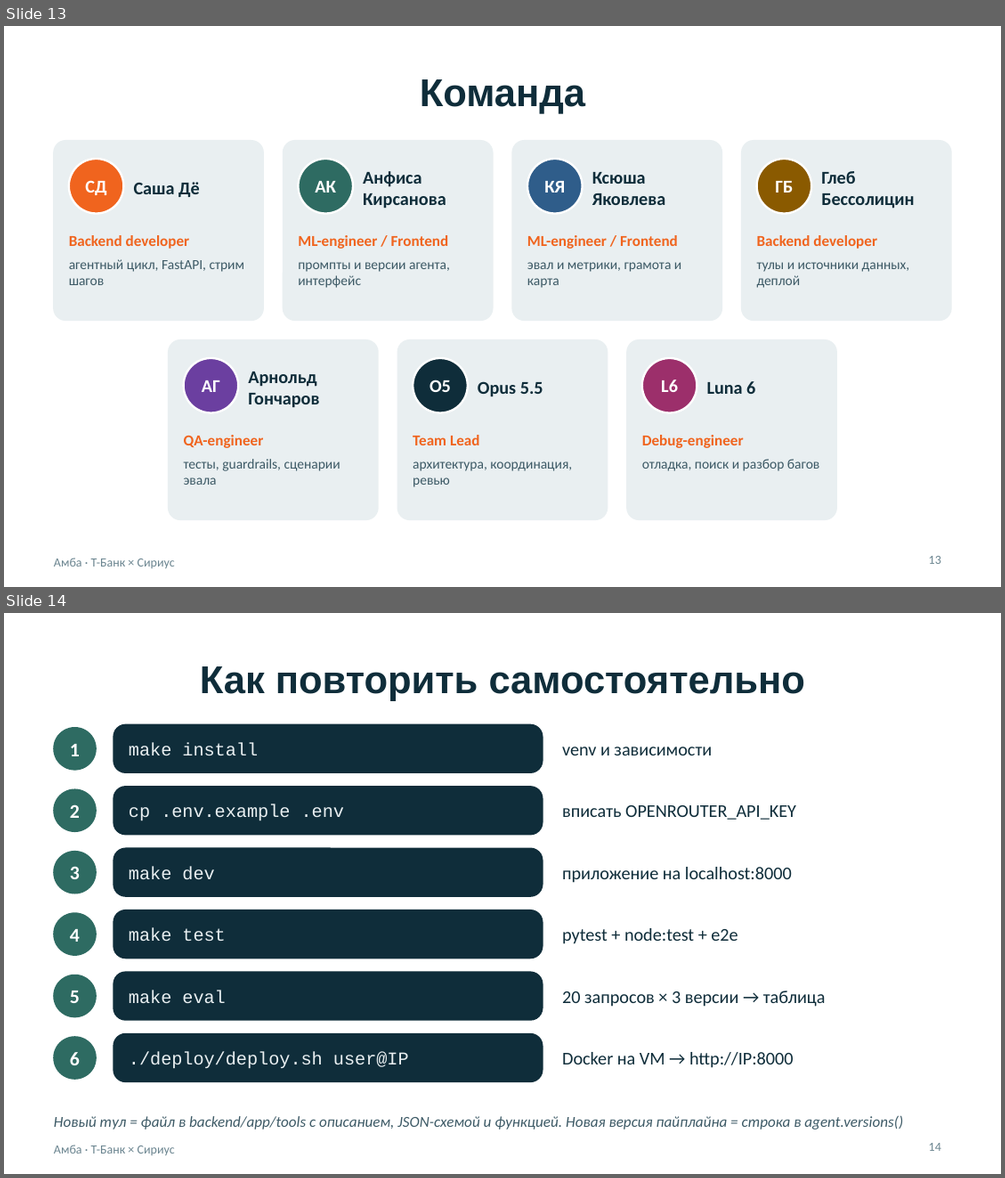
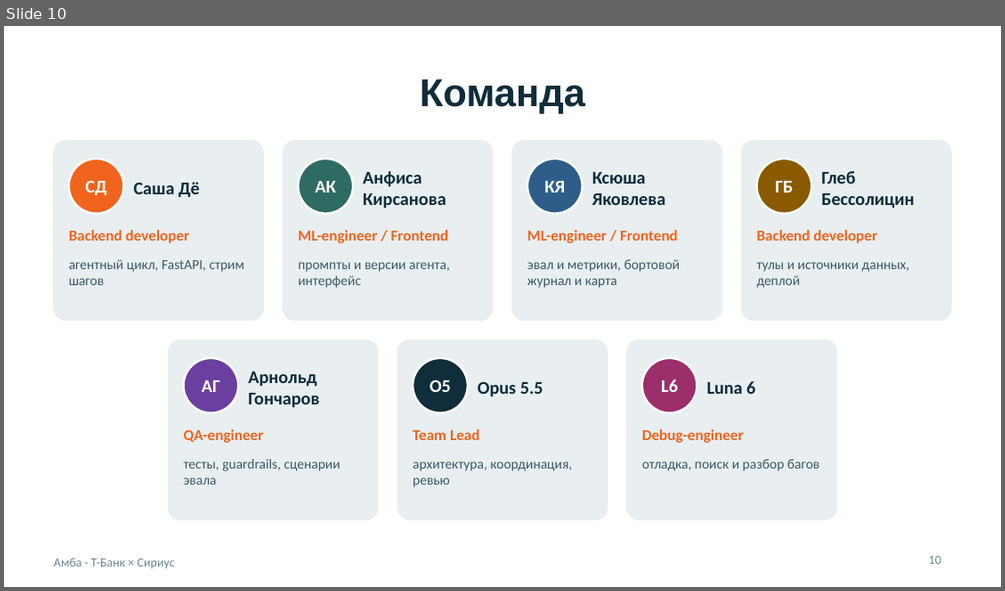
Before and after one commit to BessolitsinGleb/AI-ta, a slide deck: presentation/Amba_Travel_AI.pptx. Shown one above the other, each under a label of ours: slides 13 and 14 before the commit, slide 10 after it. The pictures are 1005x1178 and 1005x591 pixels, drawn with LibreOffice and Linux fonts; fonts in the diff are those of the drawing. Boxes give left, top, right and bottom in pixels: in the first picture for what was removed or moved away, otherwise in the second. Text is boxed around its words. In the diff, an @@ line names an element or a change of style, - is before the commit and + after.

```diff
--- a/presentation/Amba_Travel_AI.pptx
+++ b/presentation/Amba_Travel_AI.pptx
@@ slide 14 removed at <box>4,613,1001,1174</box>, background #FFFFFF; not listed: 1 template element that a slide beside it also shows @@
@@ title removed at <box>200,666,805,701</box> @@
-Как повторить самостоятельно
@@ ellipse removed at <box>54,728,96,770</box> @@
@@ text removed at <box>70,744,80,756</box> @@
-1
@@ rounded rectangle removed at <box>113,724,542,772</box> @@
@@ text removed at <box>129,743,258,755</box> @@
-make install
@@ text removed at <box>562,747,712,755</box> @@
-venv и зависимости
@@ ellipse removed at <box>54,789,96,831</box> @@
@@ rounded rectangle removed at <box>113,787,542,835</box> @@
@@ text removed at <box>70,804,80,818</box> @@
-2
@@ text removed at <box>129,804,344,821</box> @@
-cp .env.example .env
@@ text removed at <box>562,805,796,819</box> @@
-вписать OPENROUTER_API_KEY
@@ ellipse removed at <box>54,852,96,893</box> @@
@@ rounded rectangle removed at <box>113,848,542,896</box> @@
@@ text removed at <box>70,866,80,879</box> @@
-3
@@ text removed at <box>129,866,214,880</box> @@
-make dev
@@ text removed at <box>562,867,792,883</box> @@
-приложение на localhost:8000
@@ ellipse removed at <box>54,913,96,955</box> @@
@@ text removed at <box>70,929,80,941</box> @@
-4
@@ rounded rectangle removed at <box>113,910,542,958</box> @@
@@ text removed at <box>129,928,225,941</box> @@
-make test
@@ text removed at <box>562,928,737,944</box> @@
-pytest + node:test + e2e
@@ ellipse removed at <box>54,975,96,1017</box> @@
@@ rounded rectangle removed at <box>113,972,542,1020</box> @@
@@ text removed at <box>70,990,80,1003</box> @@
-5
@@ text removed at <box>129,989,225,1003</box> @@
-make eval
@@ text removed at <box>562,990,825,1006</box> @@
-20 запросов × 3 версии → таблица
@@ ellipse removed at <box>54,1037,96,1078</box> @@
@@ rounded rectangle removed at <box>113,1034,542,1081</box> @@
@@ text removed at <box>70,1052,80,1065</box> @@
-6
@@ text removed at <box>129,1052,409,1069</box> @@
-./deploy/deploy.sh user@IP
@@ text removed at <box>562,1052,793,1068</box> @@
-Docker на VM → http://IP:8000
@@ text removed at <box>54,1115,903,1129</box> @@
-Новый тул = файл в backend/app/tools с описанием, JSON-схемой и функцией. Новая версия пайплайна = строка в agent.versions()
@@ page number removed at <box>929,1143,941,1151</box> @@
-14
@@ what was slide 13 is now slide 10 @@
@@ slide 10 changed as well @@
@@ text at <box>527,259,680,288</box>: text changed @@
-эвал и метрики, грамота и карта
+эвал и метрики, бортовой журнал и карта
@@ vertical alignment middle to top in 7 elements at <box>69,230,190,243</box>, <box>298,230,449,243</box>, <box>527,230,678,243</box>, <box>757,230,877,243</box>, <box>184,429,264,443</box>, <box>413,429,479,440</box>, <box>642,429,744,443</box> @@
@@ page number at <box>929,556,941,564</box>: text changed @@
-13
+10
```
Also in this commit, not shown: 7 other slides changed, 4 slides added, 6 other slides removed, 5 other files.
